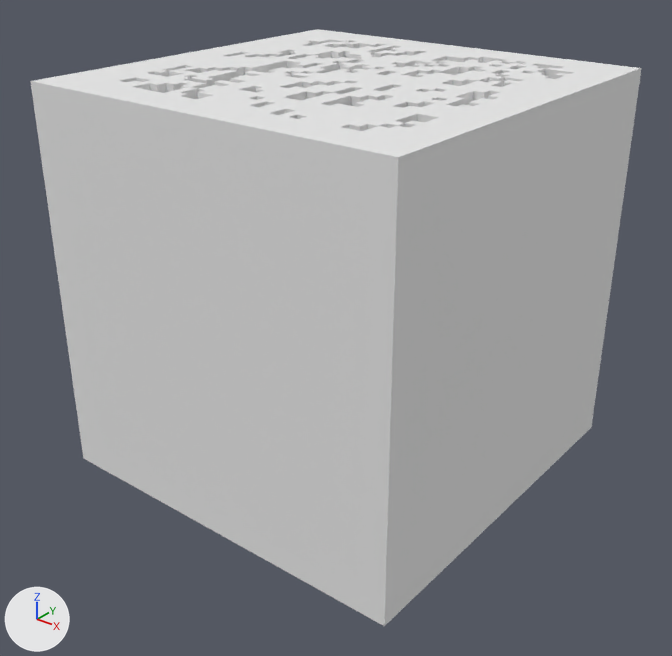
Renders of the OBJ model Assets/Files/Resources/CubeSides/Fire/Fire.obj from each side of a commit.
Both versions are drawn from a 50 mm lens placed at (5.39, -6.89, 5.64), pointed at (0.07, -0.24, 1.52). Lighting does not change. The marker at lower left points along +X, +Y and +Z. Where no turn or scale is listed for an object, it has been applied to the vertices. Vertices at the same position are counted once.

Script lines for the objects in view, before the commit:
```python
me_untitled = bpy.data.meshes.new('Untitled')
me_untitled.from_pydata(...)  # 1833 vertices, 3764 faces; spans x -2.0..2.0, y -2.0..2.0, z 0.0..4.0
me_untitled.materials.append(mat_palette)  # white #e7e7e7
ob_untitled = bpy.data.objects.new('Untitled', me_untitled)
ob_untitled.location = (0.0, 0.0, 0.0)
```
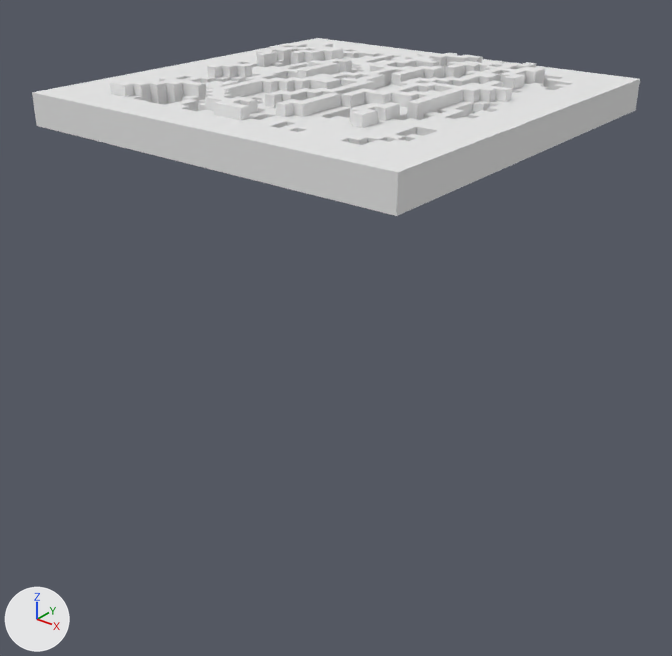
Changed parts and their boxes [x1, y1, x2, y2] in the pictures (672 x 656 px; the box of a moved part takes in the faces that stretch with it):
'Untitled', reshaped (70% shorter)
    before: [30, 29, 642, 626]
    after: [32, 38, 640, 216]
part 1 of me_untitled, moved or reshaped
    before: [30, 29, 642, 172]
    after: [32, 38, 640, 216]
part 2 of me_untitled, deleted
    before: [32, 79, 640, 626]

The edits, one by one:
me_untitled is used by ob_untitled; location (0.0, 0.0, 0.0).
me_untitled had 1833 vertices, 3764 faces and spanned x -2.0..2.0, y -2.0..2.0, z 0.0..4.0.
me_untitled now has 2078 vertices, 4260 faces and spans x -2.0..2.0, y -2.0..2.0, z 3.6..4.0.
me_untitled part 1: 29 vertices moved from x -2.0..2.0, y -2.0..1.4, z 3.9..4.0 to x -1.9..2.0, y -2.0..1.5, z 3.8..3.9; 731 vertices removed from x -2.0..2.0, y -2.0..2.0, z 3.9..4.0; 980 vertices added at x -2.0..2.0, y -2.0..2.0, z 3.6..3.9.
me_untitled part 2: 4 vertices removed from x -2.0..2.0, y -2.0..2.0, z 0.0.
